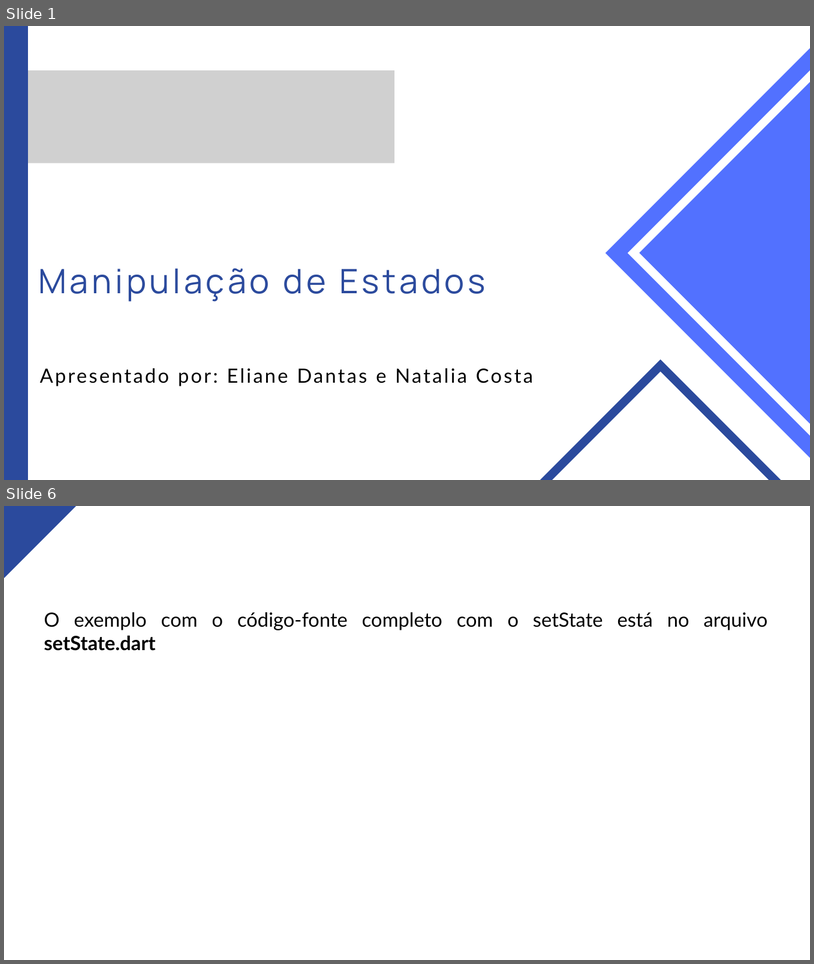
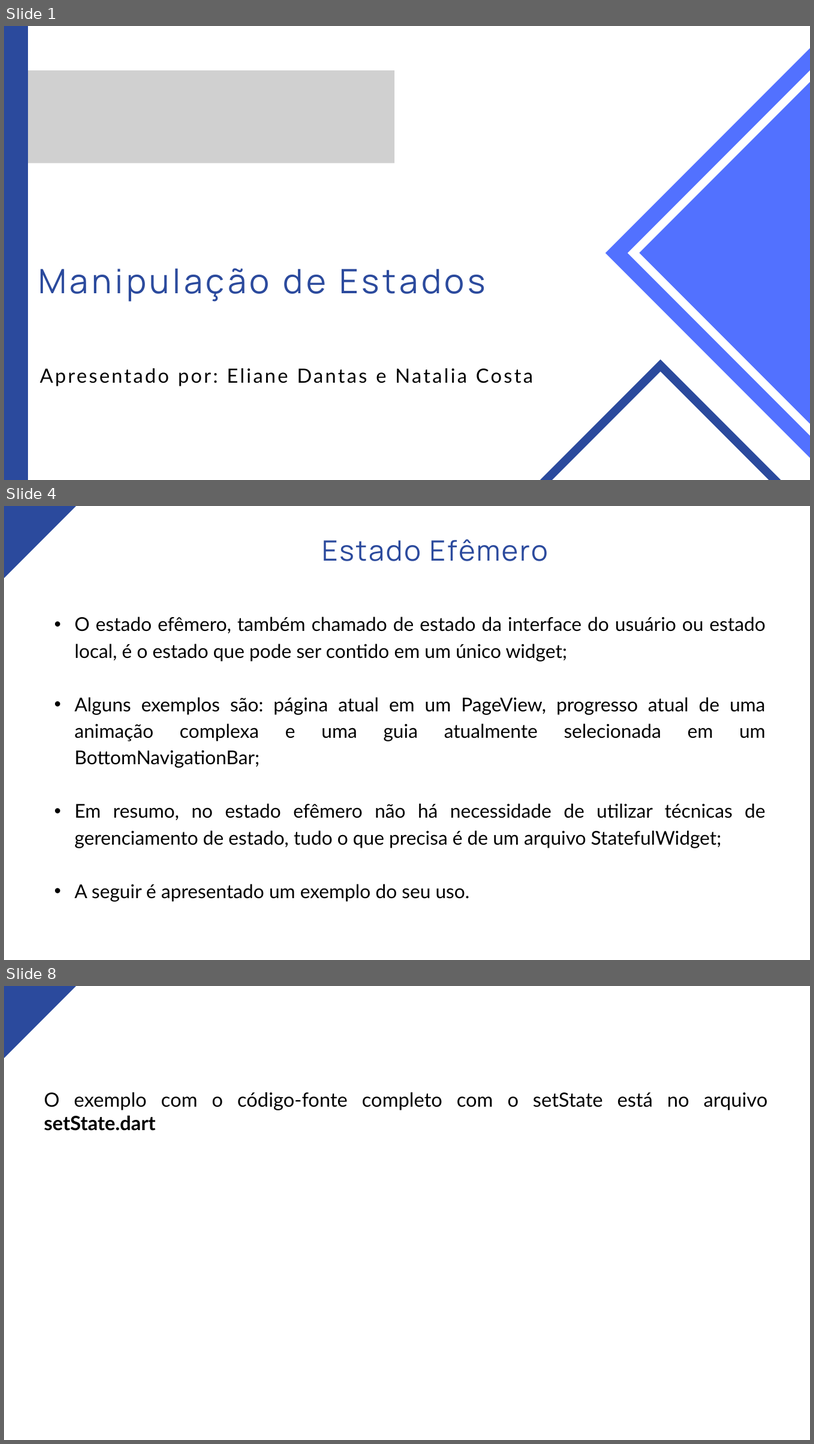
Before and after one commit to marcosdosea/TreinamentoFlutter, a slide deck: Aula11-Manipulação de Estados/Aula11-Manipulação de Estados.pptx. Shown one above the other, each under a label of ours: slides 1 and 6 before the commit, slides 1, 4 and 8 after it; the slides between them are not shown. The pictures are 814x964 and 814x1444 pixels, drawn with LibreOffice and Linux fonts; fonts in the diff are those of the drawing; grey boxes stand for pictures. Boxes give left, top, right and bottom in pixels: in the first picture for what was removed or moved away, otherwise in the second. Text is boxed around its words. In the diff, an @@ line names an element or a change of style, - is before the commit and + after.

Commit message:
Atualização da aula sobre manipulação de estados. Issue #17

```diff
--- a/Aula11-Manipulação de Estados/Aula11-Manipulação de Estados.pptx
+++ b/Aula11-Manipulação de Estados/Aula11-Manipulação de Estados.pptx
@@ slide 4 added at box(4, 506, 810, 960), background #FFFFFF @@
@@ freeform shape added at box(4, 506, 76, 578), fill #2B4A9D @@
@@ text added at box(322, 539, 548, 561), 50 pt, text #2B4A9D @@
+Estado Efêmero
@@ text added at box(75, 616, 766, 901), 34 pt, text #000000 @@
+• O estado efêmero, também chamado de estado da interface do usuário ou estado local, é o estado que pode ser contido em um único widget;
+• Alguns exemplos são: página atual em um PageView, progresso atual de uma animação complexa e uma guia atualmente selecionada em um BottomNavigationBar;
+• Em resumo, no estado efêmero não há necessidade de utilizar técnicas de gerenciamento de estado, tudo o que precisa é de um arquivo StatefulWidget;
+• A seguir é apresentado um exemplo do seu uso.
@@ what was slide 6 is now slide 8 @@
```
Also in this commit, not shown: 9 slides changed, 9 other slides added, 1 other file.
